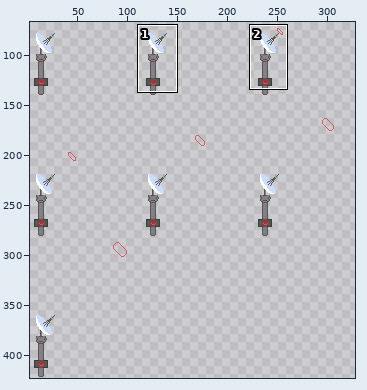
File history of a sprite sheet, assets/images/antenna.png. Above: a wide view before the commit, with the close-up outlined.
Close-up. Before the edit:
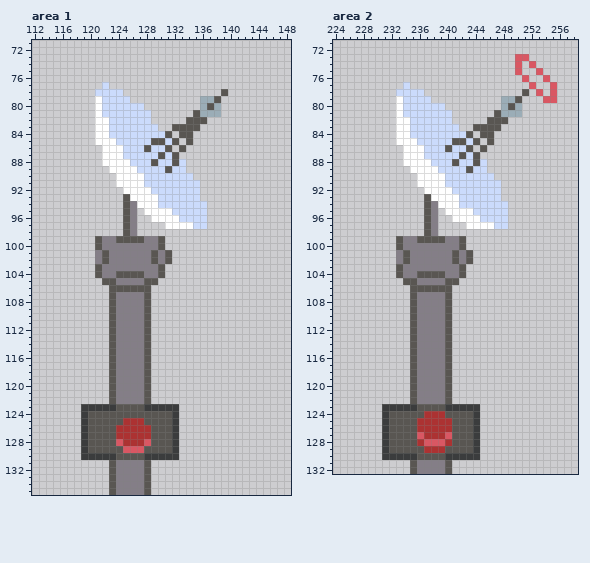
The file is 336x423 pixels. Shown: area 1: x 112..148, y 71..135; area 2: x 224..258, y 71..132. The wide view leaves out empty margins. The commit also changed other parts of the picture, which this record leaves out.
After the commit:
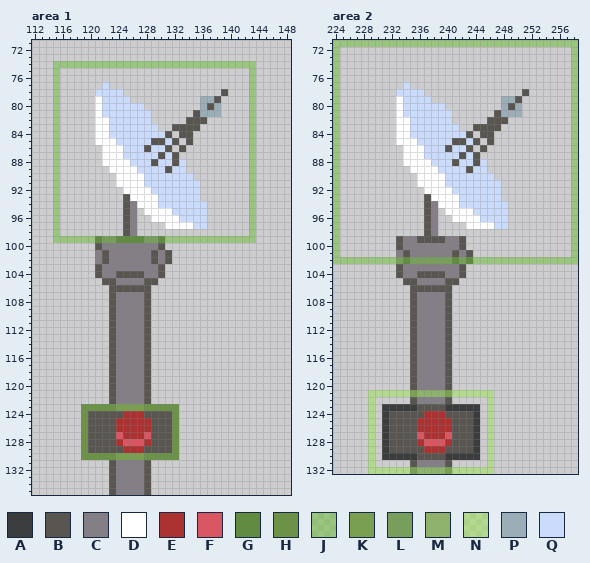
Palette (. is transparent): A #3b3c3d  B #595652  C #847e87  D #ffffff  E #ac3232  F #d95763  G #618b41  H #6b9246  J #6abe3083  K #799f51  L #779e5b  M #8eb26b  N #99e55083  P #9badb7  Q #cbdbfc
Difference:
Changed rows in their new state; - is an unchanged pixel.
Area 1:
first column x 115:
 74 JJJJJJJJJJJJJJJJJJJJJJJJJJJJJ
 75 J---------------------------J
 76 J---------------------------J
 77 J---------------------------J
 78 J---------------------------J
 79 J---------------------------J
 80 J---------------------------J
 81 J---------------------------J
 82 J---------------------------J
 83 J---------------------------J
 84 J---------------------------J
 85 J---------------------------J
 86 J---------------------------J
 87 J---------------------------J
 88 J---------------------------J
 89 J---------------------------J
 90 J---------------------------J
 91 J---------------------------J
 92 J---------------------------J
 93 J---------------------------J
 94 J---------------------------J
 95 J---------------------------J
 96 J---------------------------J
 97 J---------------------------J
 98 J---------------------------J
 99 JJJJJJGLLGGGGLLGJJJJJJJJJJJJJ
first column x 119:
123 HHHHHKKKKHHHHH
124 H-----EEE----H
125 H----E---E---H
126 H------------H
127 H----F---F---H
128 H----EFFFE---H
129 H-----EEE----H
130 HHHHHKKKKHHHHH
Area 2:
first column x 224:
 71 JJJJJJJJJJJJJJJJJJJJJJJJJJJJJJJJJJJ
 72 J---------------------------------J
 73 J-------------------------..------J
 74 J-------------------------.-.-----J
 75 J-------------------------.--.----J
 76 J--------------------------.--.---J
 77 J---------------------------.--.--J
 78 J----------------------------.-.--J
 79 J-----------------------------..--J
 80 J---------------------------------J
 81 J---------------------------------J
 82 J---------------------------------J
 83 J---------------------------------J
 84 J---------------------------------J
 85 J---------------------------------J
 86 J---------------------------------J
 87 J---------------------------------J
 88 J---------------------------------J
 89 J---------------------------------J
 90 J---------------------------------J
 91 J---------------------------------J
 92 J---------------------------------J
 93 J---------------------------------J
 94 J---------------------------------J
 95 J---------------------------------J
 96 J---------------------------------J
 97 J---------------------------------J
 98 J---------------------------------J
 99 J---------------------------------J
100 J---------------------------------J
101 J---------------------------------J
102 JJJJJJJJJLGLLLLLLGLGJJJJJJJJJJJJJJJ
first column x 229:
121 NNNNNNKMMMMKNNNNNN
122 N----------------N
123 N----------------N
124 N----------------N
125 N----------------N
126 N----------------N
127 N----------------N
128 N----------------N
129 N----------------N
130 N----------------N
131 N----------------N
132 NNNNNNKMMMMKNNNNNN
Where, in picture pixels (left, top, right, bottom), the same in both close-ups:
changed: (53, 61, 256, 243)
changed: (81, 404, 179, 460)
changed: (333, 40, 578, 264)
changed: (368, 390, 494, 474)
